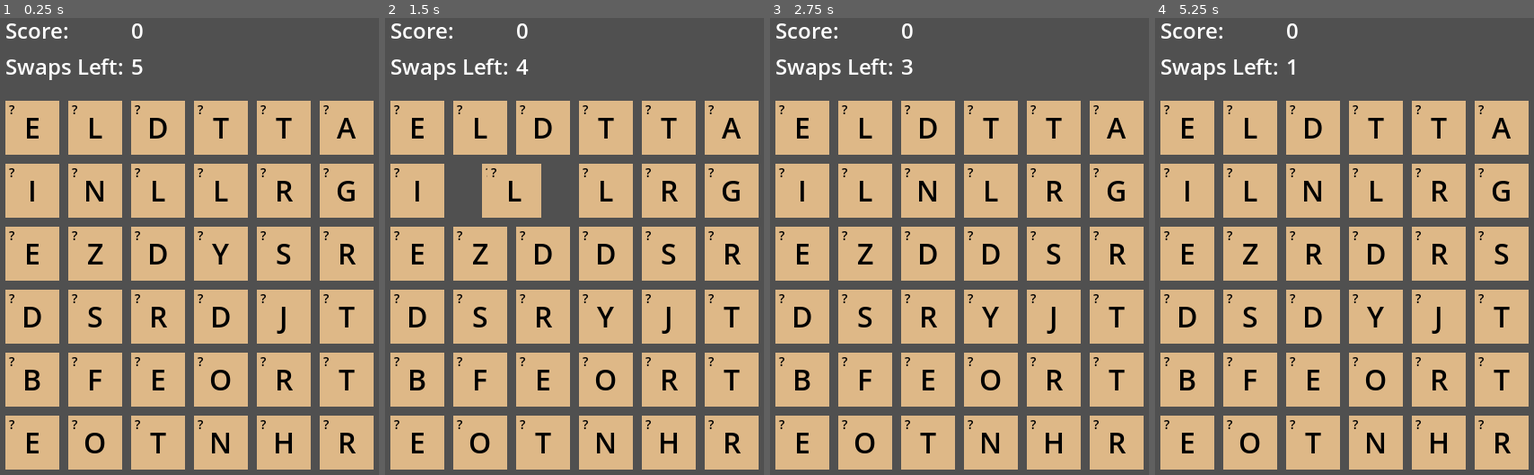
Above: before the commit, frames 1-4 (left to right).
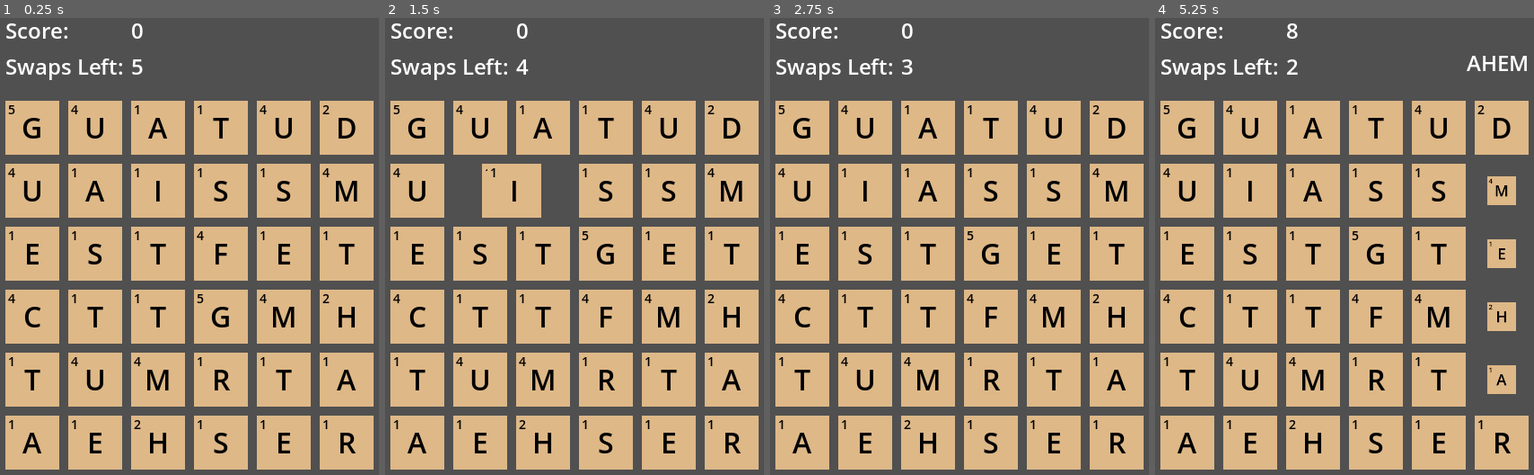
Above: after the commit, the same moments.

Repository: shymmetry/word_game
Game: Godot game, scene res://main.tscn
Same seed, same stepped clock (60 frames per second), same inputs: the game is played once before the commit and once after it.
Inputs (mouse positions are in pixels of both pictures, inside the frame that each line leads up to):
- Up to frame 1 (0.25 s): no input
- Up to frame 2 (1.5 s): tap Enter at 0.5 s; drag from (574, 283) to (616, 36) at 0.52 s; tap Space at 1.25 s; drag from (487, 209) to (574, 283) at 1.27 s
- Up to frame 3 (2.75 s): tap Enter at 2 s; move the mouse to (1001, 36) at 2.02 s; click (1001, 36) at 2.17 s
- Up to frame 4 (5.25 s): tap Space at 2.75, 4.25 s; drag from (1321, 305) to (1215, 81) at 2.77 s; tap Enter at 3.5 s; move the mouse to (1473, 273) at 3.52 s; click (1473, 273) at 3.67 s; drag from (1215, 81) to (1344, 283) at 4.27 s; move the mouse to (1367, 177) at 5.02 s; click (1367, 177) at 5.17 s

The runs differ from the first frame. In frame 1, 5.0% of the frame differs, in the area x 2-95%, y 19-96%; in frame 2, 4.9%; in frame 3, 5.0%; in frame 4, 10%, in the area x 2-99%, y 1-96%.

Commit message:
improved rand char

Diff:
--- a/TileGrid.gd
+++ b/TileGrid.gd
@@ -10,7 +10,7 @@
 const padding = 10
 const min_word_length = 4
 
-var letter_picker = []
+var letter_picker_freq_total = 0
 var words = EnglishDict.new().words
 var tiles = []
 var exploding_points = {}
@@ -21,11 +21,8 @@
 func _init():
 	# Populate letter probability selector
 	for letter in Letters.letter_freq:
-		var letter_array = []
-		var freq = ceil(Letters.letter_freq[letter])
-		for i in range(0, freq):
-			letter_array.append(letter)
-		letter_picker += letter_array
+		var freq = Letters.letter_freq[letter]
+		letter_picker_freq_total += freq
 
 # Called when the node enters the scene tree for the first time.
 func _ready():
@@ -52,6 +49,7 @@
 var swap_direction = null
 
 func _input_event(viewport, event, shape_idx):
+	# Handle mouse for picking up a tile
 	if event is InputEventMouseButton:
 		var can_swap = idle and $"../../ScoreArea".can_swap()
 		if event.button_index == MOUSE_BUTTON_LEFT and event.pressed and can_swap:
@@ -60,7 +58,7 @@
 			lifted_position = lifted.position
 
 func _unhandled_input(event):
-	# Handle mouse down
+	# Handle mouse for putting down a tile
 	if event is InputEventMouseButton and not event.pressed:
 		if !swap_tile: return
 		var xdif = get_local_mouse_position().x - lifted_point.x
@@ -84,7 +82,7 @@
 		lifted = null; lifted_point = null; lifted_position = null
 		swap_tile = null; swap_position = null; swap_direction = null
 
-	# Handle mouse movement
+	# Handle mouse movement for dragging tiles
 	if lifted and event is InputEventMouseMotion:
 		var xdif = get_local_mouse_position().x - lifted_point.x
 		var ydif = get_local_mouse_position().y - lifted_point.y
@@ -142,7 +140,6 @@
 	var strs = []
 	exploding_points = {}
 	for word in found_words:
-		print(word.str)
 		strs.append(word.str)
 		$"../../ScoreArea".score_word(word.str)
 		for point in word.points:
@@ -156,6 +153,7 @@
 			exploding_tiles_done += 1
 			tiles[point.x][point.y] = null
 	else:
+		# The effective end of the word checking loop.
 		idle = true
 
 func explode_finished():
@@ -171,6 +169,8 @@
 		drop_tiles(exploding_points, new_tiles)
 
 func populate_tiles(removed_points: Dictionary):
+	# Adds new tiles for each given removed point. The created tiles are placed
+	# in new negative y rows.
 	var col_totals = []; col_totals.resize(cols); col_totals.fill(0)
 	for removed_point in removed_points:
 		col_totals[removed_point.x] += 1
@@ -231,6 +231,7 @@
 		remove_all_words()
 
 func get_all_words():
+	# Gets all the words on the board starting from any letter
 	var found = []
 	for col in range(0, cols):
 		for row in range(0, rows):
@@ -240,6 +241,8 @@
 	return found
 
 func get_word(x: int, y: int, xdif: int, ydif: int):
+	# Gets the longest word starting at a given point and going in a given
+	# direction. If no word is found null is returned.
 	var str = ""
 	var points = []
 	var xrange
@@ -278,7 +281,16 @@
 	return words.has(word.to_lower())
 
 func rand_char():
-	return letter_picker[randi() % len(letter_picker)]
+	var rand_num = randi() % letter_picker_freq_total
+	var sum = 0
+	var selected_letter = "?"
+	for letter in Letters.letter_freq:
+		sum += Letters.letter_freq[letter]
+		if sum >= rand_num:
+			selected_letter = letter
+			break
+
+	return selected_letter
 
 func create_tile(col: int, row: int, new: bool = false):
 	var tile = tile_scene.instantiate()
@@ -289,7 +301,9 @@
 	else: y = padding*(row + 1) + row*tile_size
 
 	tile.position = Vector2(x, y)
-	tile.get_node("Letter").text = rand_char()
+	var char = rand_char()
+	tile.get_node("Letter").text = char
+	tile.get_node("Score").text = str(Letters.letter_scores.get(char))
 	tile.col = col
 	tile.row = row
 
--- a/const/letters.gd
+++ b/const/letters.gd
@@ -31,30 +31,30 @@
 }
 
 const letter_freq = {
-	"E": 12.02,
-	"T": 9.10,
-	"A": 8.12,
-	"O": 7.68,
-	"I": 7.31,
-	"N": 6.95,
-	"S": 6.28,
-	"R": 6.02,
-	"H": 5.92,
-	"D": 4.32,
-	"L": 3.98,
-	"U": 2.88,
-	"C": 2.71,
-	"M": 2.61,
-	"F": 2.30,
-	"Y": 2.11,
-	"W": 2.09,
-	"G": 2.03,
-	"P": 1.82,
-	"B": 1.49,
-	"V": 1.11,
-	"K": 0.69,
-	"X": 0.17,
-	"Q": 0.11,
-	"J": 0.10,
-	"Z": 0.07
+	"E": 1202,
+	"T": 910,
+	"A": 812,
+	"O": 768,
+	"I": 731,
+	"N": 695,
+	"S": 628,
+	"R": 602,
+	"H": 592,
+	"D": 432,
+	"L": 398,
+	"U": 288,
+	"C": 271,
+	"M": 261,
+	"F": 230,
+	"Y": 211,
+	"W": 209,
+	"G": 203,
+	"P": 182,
+	"B": 149,
+	"V": 111,
+	"K": 69,
+	"X": 17,
+	"Q": 11,
+	"J": 10,
+	"Z": 7
 }
--- a/main.tscn
+++ b/main.tscn
@@ -19,7 +19,7 @@
 [node name="Main" type="Node2D"]
 script = ExtResource("1_jlh2b")
 
-[node name="ReferenceRect" type="ReferenceRect" parent="."]
+[node name="TileGridContainer" type="ReferenceRect" parent="."]
 clip_contents = true
 offset_left = 25.0
 offset_top = 265.0
@@ -27,11 +27,11 @@
 offset_bottom = 695.0
 mouse_filter = 2
 
-[node name="TileGrid" type="Area2D" parent="ReferenceRect"]
+[node name="TileGrid" type="Area2D" parent="TileGridContainer"]
 z_index = 2
 script = ExtResource("2_6t4qq")
 
-[node name="CollisionShape2D" type="CollisionShape2D" parent="ReferenceRect/TileGrid"]
+[node name="CollisionShape2D" type="CollisionShape2D" parent="TileGridContainer/TileGrid"]
 position = Vector2(215, 215)
 shape = SubResource("RectangleShape2D_cgcgr")
 
